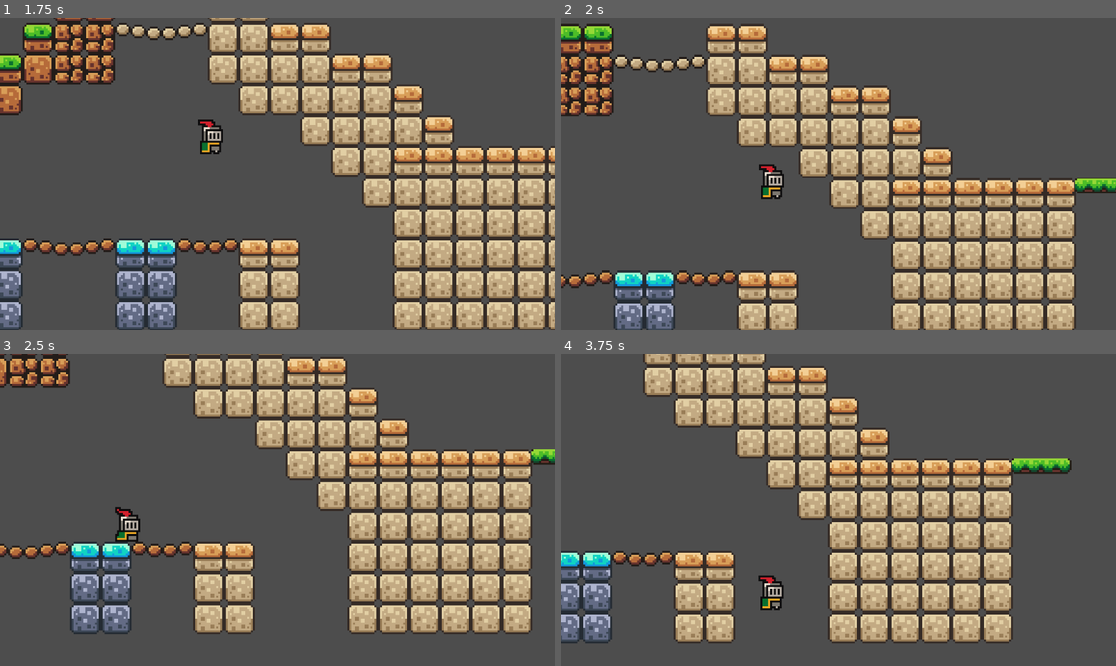
Above: before the commit, frames 1-4 (two rows, left to right).
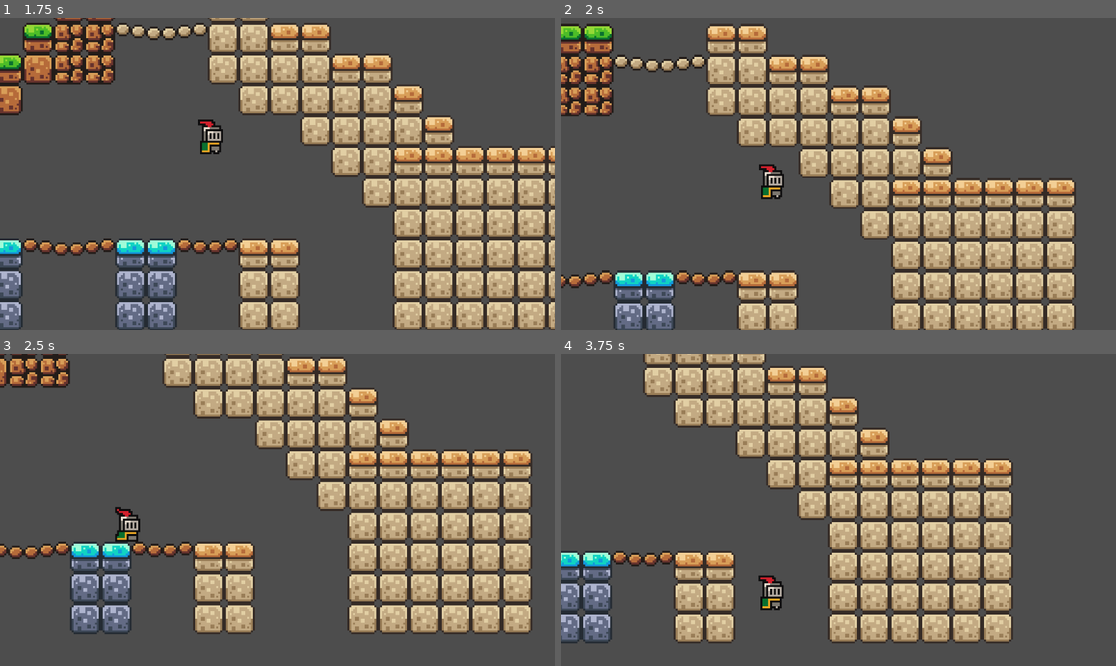
Above: after the commit, the same moments.

Repository: kaflan/myfirst_game
Game: Godot game, scene res://scenes/game.tscn
The game is run twice, just before and just after one commit, with the same random seed, the same clock (stepped at 60 frames per second) and the same inputs.
Inputs:
- Up to frame 1 (1.75 s): tap Enter (ui_accept) at 0.5, 0.77, 1.52 s; hold Right (ui_right) from 0.53 s (still down)
- Up to frame 2 (2 s): keep holding Right (ui_right)
- Up to frame 3 (2.5 s): release Right (ui_right) at 2.03 s; hold Left (ui_left) from 2.03 s (still down)
- Up to frame 4 (3.75 s): release Left (ui_left) at 2.78 s; hold Right (ui_right) from 2.78 s (still down); tap Enter (ui_accept) at 3.02 s

Frame 1 is identical in both runs. In frame 2, 0.4% of the frame differs, in the area x 92-100%, y 51-57%; in frame 3, 0.2%; in frame 4, 0.5%, in the area x 81-92%, y 33-39%.

Commit message:
fix: platform

Diff:
--- a/new-game-project/scenes/game.tscn
+++ b/new-game-project/scenes/game.tscn
@@ -178,7 +178,8 @@
 sources/0 = SubResource("TileSetAtlasSource_lnu2h")
 
 [sub_resource type="Animation" id="Animation_lnu2h"]
-length = 0.001
+length = 2.0
+loop_mode = 2
 tracks/0/type = "value"
 tracks/0/imported = false
 tracks/0/enabled = true
@@ -186,10 +187,10 @@
 tracks/0/interp = 1
 tracks/0/loop_wrap = true
 tracks/0/keys = {
-"times": PackedFloat32Array(0),
-"transitions": PackedFloat32Array(1),
+"times": PackedFloat32Array(0, 2),
+"transitions": PackedFloat32Array(1, 1),
 "update": 0,
-"values": [Vector2(305, -12)]
+"values": [Vector2(466, -12), Vector2(466, -12)]
 }
 
 [sub_resource type="Animation" id="Animation_lbhrr"]
@@ -203,10 +204,10 @@
 tracks/0/interp = 1
 tracks/0/loop_wrap = true
 tracks/0/keys = {
-"times": PackedFloat32Array(0, 1.9666667),
+"times": PackedFloat32Array(-0.03333336, 2),
 "transitions": PackedFloat32Array(1, 1),
 "update": 0,
-"values": [Vector2(467, -11), Vector2(305, -12)]
+"values": [Vector2(305, -12), Vector2(467, -11)]
 }
 
 [sub_resource type="AnimationLibrary" id="AnimationLibrary_iywne"]
@@ -234,7 +235,7 @@
 position = Vector2(-72, -8)
 
 [node name="Platform2" parent="." unique_id=1357701537 instance=ExtResource("2_lnu2h")]
-position = Vector2(305, -12)
+position = Vector2(466, -12)
 
 [node name="AnimationPlayer" type="AnimationPlayer" parent="Platform2" unique_id=1485255559]
 libraries/ = SubResource("AnimationLibrary_iywne")
